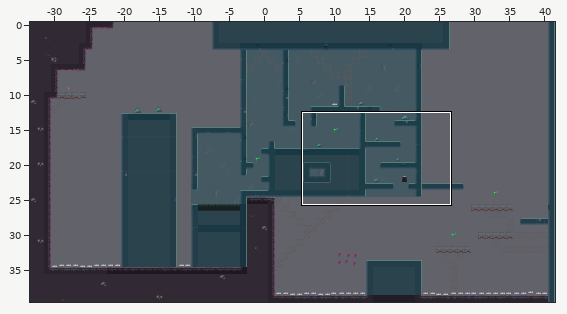
Two states of a Tiled map (JSON), Eudaemon/assets/levels/level3.json. The picture above shows the old version from afar; the outline marks the close-up.
Close-up. Old version:
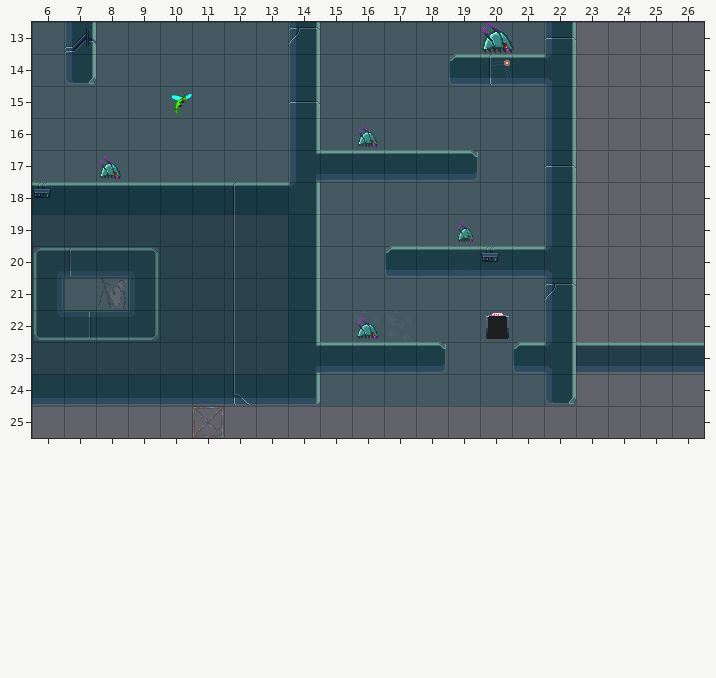
Cells are 32x32 px. Shown: x 6..26, y 13..25. The commit also changed other parts of the map, which this record leaves out. The old version is drawn lined up with the new one.
After the commit:
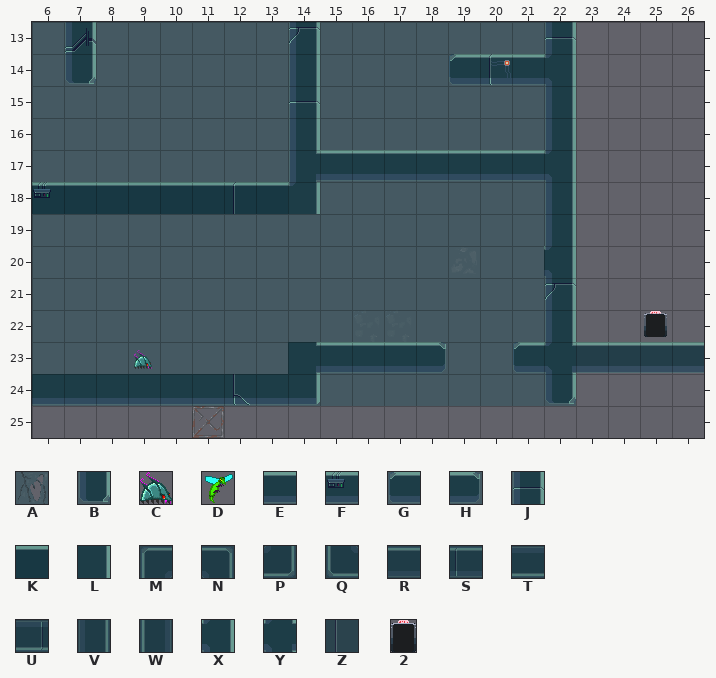
Key: from "Eudaemon Tilleset": A 55 "BGConcreteA", B 60 "BGConcreteF", C 82 "goomba", D 88 "fly", E 137 "MetalPlatformD", F 138 "MetalPlatformE", G 140 "MetalPlatformLeftEnd", H 141 "MetalPlatformRightEnd", J 155 "MetalPlatformCVert", K 169 "MetalPlatformExteriorMid", L 171 "MetalPlatformExteriorVer", M 181 "MetalPlatformWindowCorne", N 182 "MetalPlatformWindowCorne", P 183 "MetalPlatformWindowCorne", Q 184 "MetalPlatformWindowCorne", R 185 "MetalPlatformWindowHorA", S 186 "MetalPlatformWindowHorB", T 187 "MetalPlatformWindowHorC", U 189 "MetalPlatformWindowHorE", V 191 "MetalPlatformWindowVertA", W 193 "MetalPlatformWindowVertB", X 198 "MetalPlatformMidsection1", Y 201 "MetalPlatformMidsection3", Z 230 "MetalPlatformExteriorA3", 2 336 "exit".
_ is an empty cell.
Objects are placed by their top-left corner, in cells (3,4 is the top-left corner of cell 3,4); size is 1x1 cell unless given.
Tiles replaced or removed in this view: A, E, F, G, H, J, K, L, M, N, P, Q, R, S, T, U, V, W, X, Z.
See-through tiles are keyed as they look on the map.
The edit:
Changed rows in their new state; . is an unchanged cell.
map size 75x40 -> 42x40 cells (old content now starts at -33,0; both pictures use the new coordinates)
Layer "TileLayerBG2":
first column x 6:
19 BBBBBBBB
20 BBBBBBBB
21 B.BBBBBB
22 BBBBBBBB
23 BBBBBBBB
Layer "TileLayerBG":
first column x 6:
20 ____
21 _.._
22 ____
Layer "TileLayerFG":
first column x 14:
17 .....EEEX
19 _........
20 _.._____.
21 _........
22 _........
23 ........Y
Layer "ObjectLayer":
changed: 2 "Exit" at 20.2,22.1 size 0.7x0.8 -> 2 "Exit" at 25.1,22.1 size 0.7x0.8
added: C "GoombaGuardian" at 9.2,23.2 size 0.6x0.6
removed: C "GoombaGuardian" at 20.1,13
removed: D "Fly" at 10.3,15.2 size 0.8x0.7
removed: C "GoombaGuardian" at 16.2,16.2 size 0.6x0.7
removed: C "GoombaGuardian" at 8.1,17.2 size 0.6x0.7
removed: C "GoombaGuardian" at 19.3,19.3 size 0.5x0.6
removed: C "GoombaGuardian" at 16.1,22.2 size 0.7x0.7
